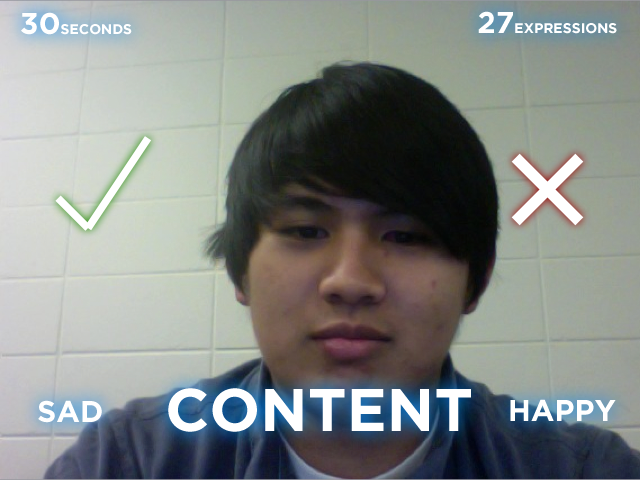
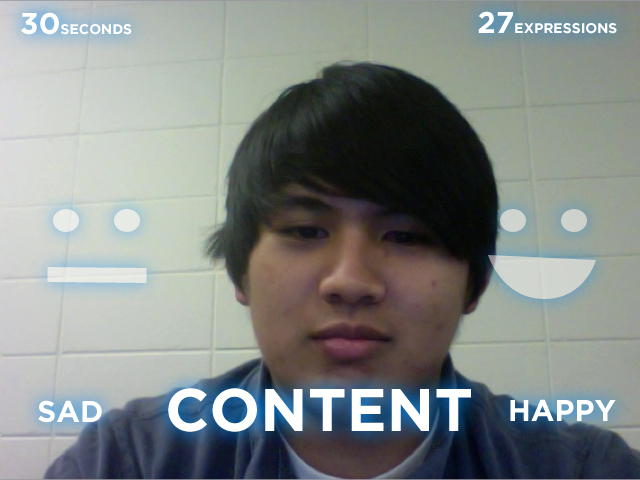
The second (640, 480) image is a revision of the first. Changes to its layers:
"Group 2": opacity 100% → 50%, moved it above "Group 3", painted on it over box(475, 153, 607, 314)
"Group 3": opacity 100% → 50%, painted on it over box(33, 136, 161, 298)
